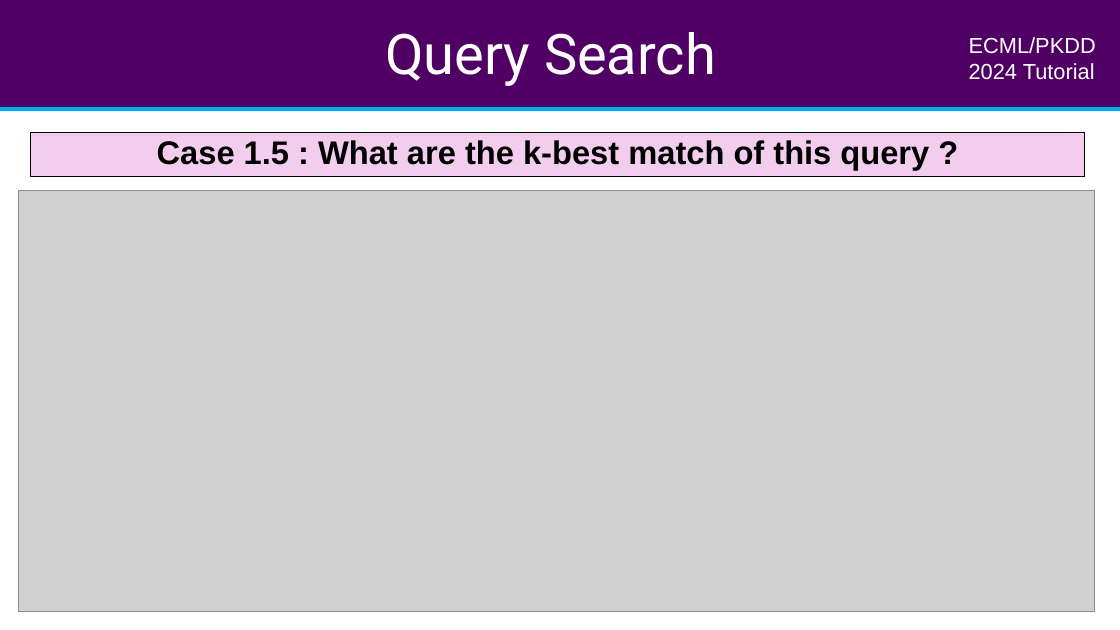
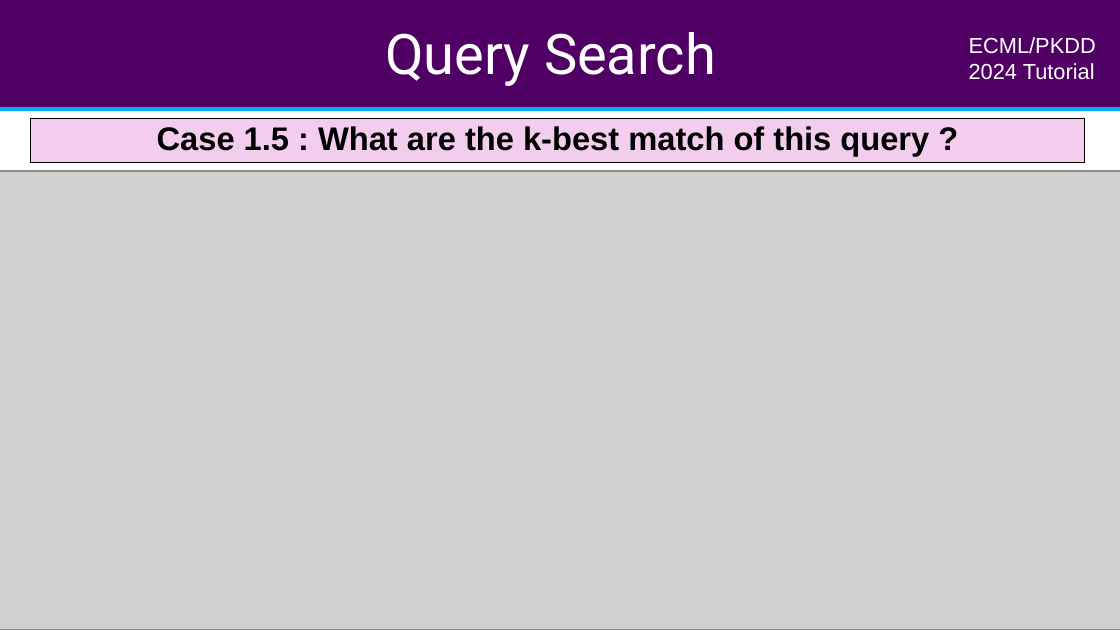
Before and after one commit to aeon-toolkit/aeon-tutorials, a slide deck: slide 7 of ECML-2024/Slides/part4_similarity_search.pptx. Drawn at 1120x630 pixels with LibreOffice and Linux fonts; fonts in the diff are those of the drawing; grey boxes stand for pictures. Boxes give left, top, right and bottom in pixels: in the first picture for what was removed or moved away, otherwise in the second. Text is boxed around its words. In the diff, an @@ line names an element or a change of style, - is before the commit and + after.

```diff
--- a/ECML-2024/Slides/part4_similarity_search.pptx
+++ b/ECML-2024/Slides/part4_similarity_search.pptx
@@ rectangle "Case 1.5 : What are ...": place and size @@
-rectangle "Case 1.5 : What are ..." at <box>31,132,1085,176</box>
+rectangle "Case 1.5 : What are ..." at <box>31,119,1085,162</box>
@@ picture: place and size @@
-picture at <box>19,190,1095,612</box>
+picture at <box>0,171,1120,630</box>
@@ text removed at <box>845,605,1110,612</box> @@
-Niveau de confidentialité - C1 (RESTREINT)
```
Also in this commit, not shown: 3 other slides changed.
